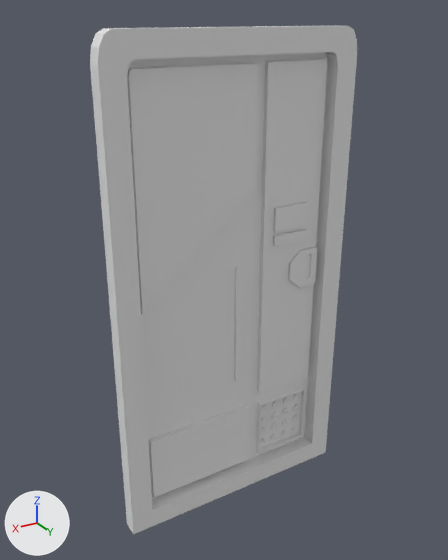
The Blender file Assets/Claire's model/Door.blend as it was, and as the next commit left it.
The view is the same before and after, from a 50 mm camera at (19.6, 12.9, 32.8) aimed at (0.5, -19.0, 16.9). Lighting does not change. The marker at lower left points along +X, +Y and +Z.

Names of what the first picture shows: 'door'.
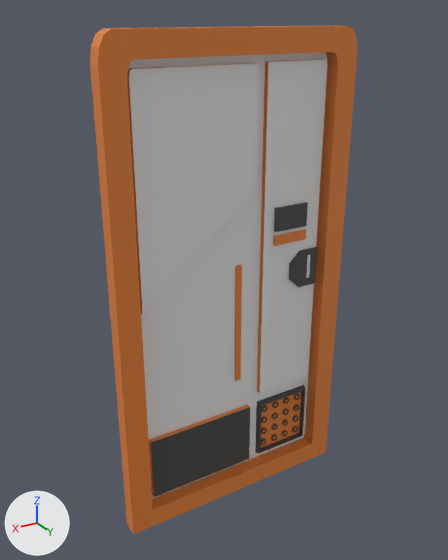
Changed parts and their boxes (x1, y1, x2, y2) in the pictures (448 x 560 px):
```json
{"part": 1, "of": "me_cube_012", "change": "recoloured", "before": [255, 385, 305, 453], "after": [255, 385, 305, 453]}
{"part": 2, "of": "me_cube_012", "change": "recoloured", "before": [274, 202, 317, 287], "after": [274, 202, 317, 287]}
{"part": 3, "of": "me_cube_012", "change": "recoloured", "before": [151, 407, 250, 497], "after": [151, 407, 250, 497]}
{"part": 4, "of": "me_cube_012", "change": "recoloured", "before": [90, 25, 357, 534], "after": [90, 25, 357, 534]}
```

Edits to the scene script, one JSON object a line:
```json
{"op": "add", "block": "mat_black", "code": ["mat_black = principled_material('black')", "mat_black.base_color = (0.063, 0.063, 0.063)  # dark grey #474747"]}
{"op": "add", "block": "mat_white", "code": ["mat_white = principled_material('white')", "mat_white.base_color = (0.8, 0.8, 0.8)  # white #e7e7e7"]}
{"op": "add", "block": "mat_orange", "code": ["mat_orange = principled_material('orange')", "mat_orange.base_color = (0.799, 0.227, 0.0382)  # orange #e78337"]}
{"block": "me_cube_012", "where": "me_cube_012.from_pydata(...)  # 2198 vertices, 1684 faces; spans x -1.0..1.0, y 0.65..2.34, z -1.0..0.9"}
{"block": "me_cube_012", "where": "# used by ob_door; location = (0.0, -19.4, 17.02); scale = (8.39, 0.672, 16.8)"}
{"block": "me_cube_012", "change": "me_cube_012 part 1: 1547 of the faces centred in x -0.77..-0.27, y 1.08..1.43, z -0.89..-0.62 switch from no material to mat_black (dark grey #474747)"}
{"block": "me_cube_012", "change": "me_cube_012 part 2: 17 of the faces centred in x -0.78..-0.35, y 1.63..1.74, z -0.1..0.26 switch from no material to mat_black (dark grey #474747)"}
{"block": "me_cube_012", "change": "me_cube_012 part 3: 1 of the faces centred in x 0.3, y 1.43, z -0.75 switch from no material to mat_black (dark grey #474747)"}
{"block": "me_cube_012", "change": "me_cube_012 part 4: 73 of the faces centred in x -1.0..1.0, y 0.9..2.34, z -1.0..0.9 switch from no material to mat_orange (orange #e78337)"}
{"op": "add", "block": "me_cube_012", "code": "me_cube_012.materials.append(mat_white)  # white #e7e7e7"}
```
